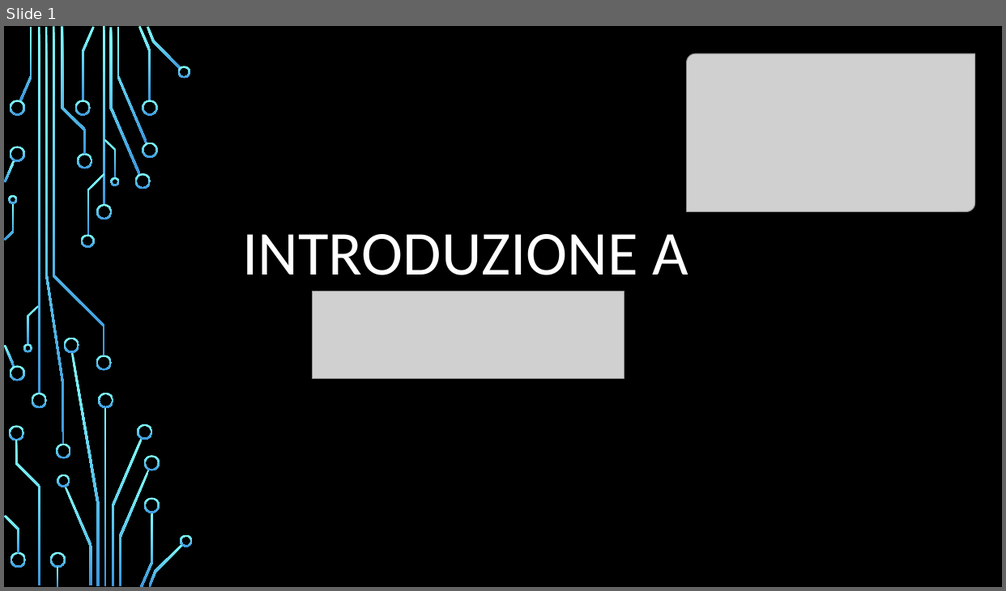
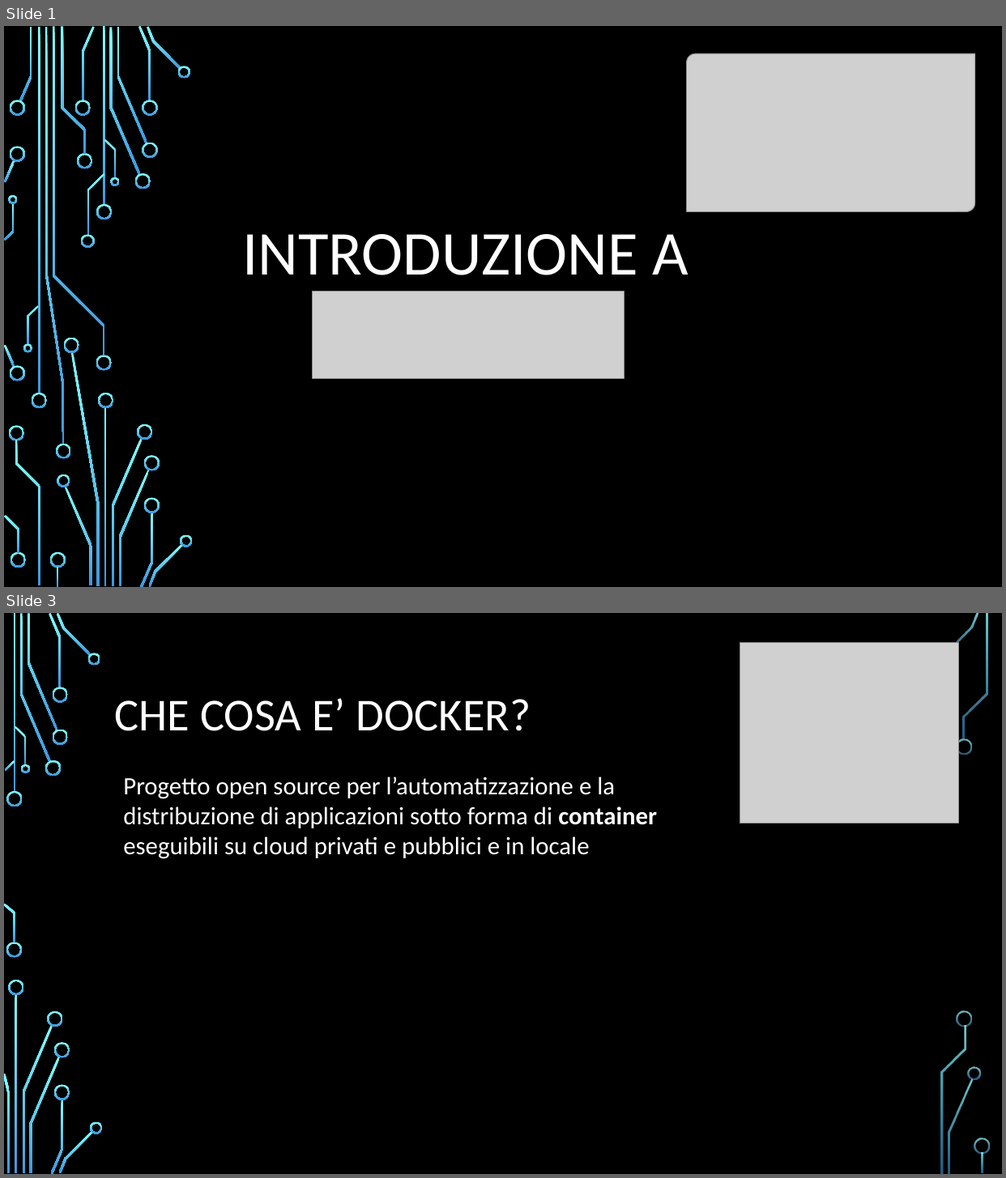
Before and after one commit to angelitadoria/Documenti-stage, a slide deck: prsentazione_DOCKER.pptx. Shown one above the other, each under a label of ours: slide 1 before the commit, slides 1 and 3 after it; the slides between them are not shown. The pictures are 1006x591 and 1006x1178 pixels, drawn with LibreOffice and Linux fonts; fonts in the diff are those of the drawing; grey boxes stand for pictures; background and template pictures are left out. Boxes give left, top, right and bottom in pixels: in the first picture for what was removed or moved away, otherwise in the second. Text is boxed around its words. In the diff, an @@ line names an element or a change of style, - is before the commit and + after.

```diff
--- a/prsentazione_DOCKER.pptx
+++ b/prsentazione_DOCKER.pptx
@@ slide 3 added at bbox=[4, 613, 1002, 1174], background picture (left out) @@
@@ picture added at bbox=[740, 642, 958, 824] @@
@@ title added at bbox=[115, 698, 531, 731], 44 pt, text #FFFFFF @@
+CHE COSA E’ DOCKER?
@@ text added at bbox=[123, 777, 657, 859], 24 pt, text #FFFFFF @@
+Progetto open source per l’automatizzazione e la distribuzione di applicazioni sotto forma di container eseguibili su cloud privati e pubblici e in locale
@@ group added at bbox=[4, 613, 990, 1174]: 32 freeform shapes, 3 rectangles @@
```
Also in this commit, not shown: 2 slides changed, 4 other slides added, 2 slides removed.
